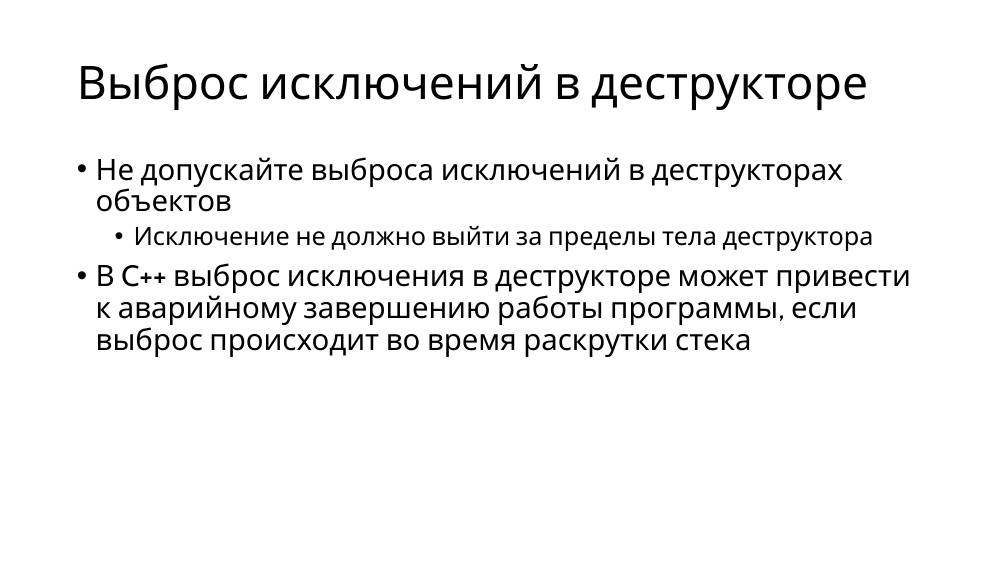
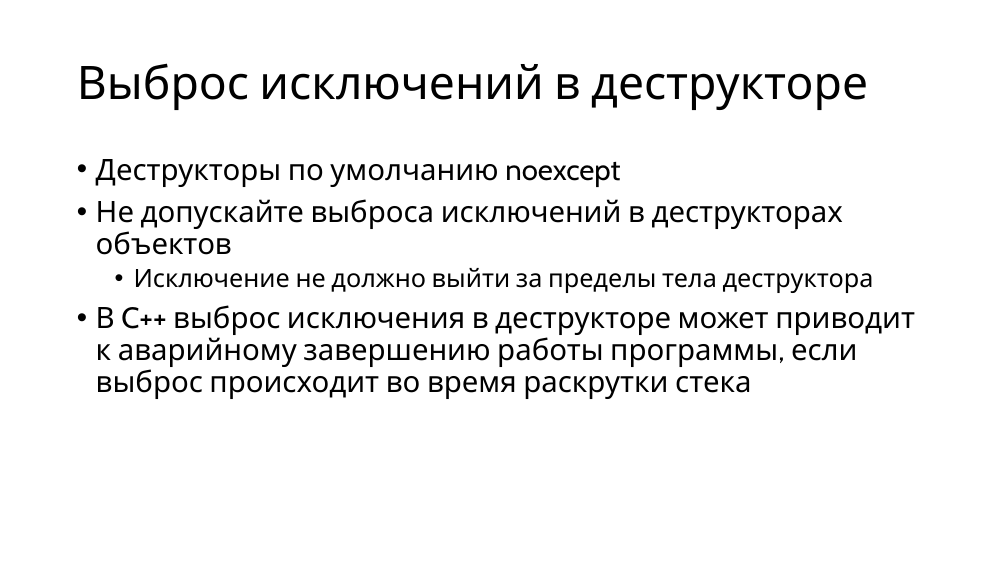
Before and after one commit to alexey-malov/oop, a slide deck: slide 36 of lectures/05/Обработка ошибок и исключительных ситуаций.pptx (slide 25 before the commit). Drawn at 1008x567 pixels with LibreOffice and Linux fonts; fonts in the diff are those of the drawing. Boxes give left, top, right and bottom in pixels: in the first picture for what was removed or moved away, otherwise in the second. Text is boxed around its words. In the diff, an @@ line names an element or a change of style, - is before the commit and + after.

Commit message:
Доработка лекции про исключения

```diff
--- a/lectures/05/Обработка ошибок и исключительных ситуаций.pptx
+++ b/lectures/05/Обработка ошибок и исключительных ситуаций.pptx
@@ text at [96,159,620,187]: paragraph added @@
+• Деструкторы по умолчанию noexcept
@@ text at [96,305,915,399]: text changed @@
-• В C++ выброс исключения в деструкторе может привести к аварийному завершению работы программы, если выброс происходит во время раскрутки стека
+• В C++ выброс исключения в деструкторе может приводит к аварийному завершению работы программы, если выброс происходит во время раскрутки стека
```
Also in this commit, not shown: 12 other slides changed, 14 slides added, 1 slide removed, 2 other files.
